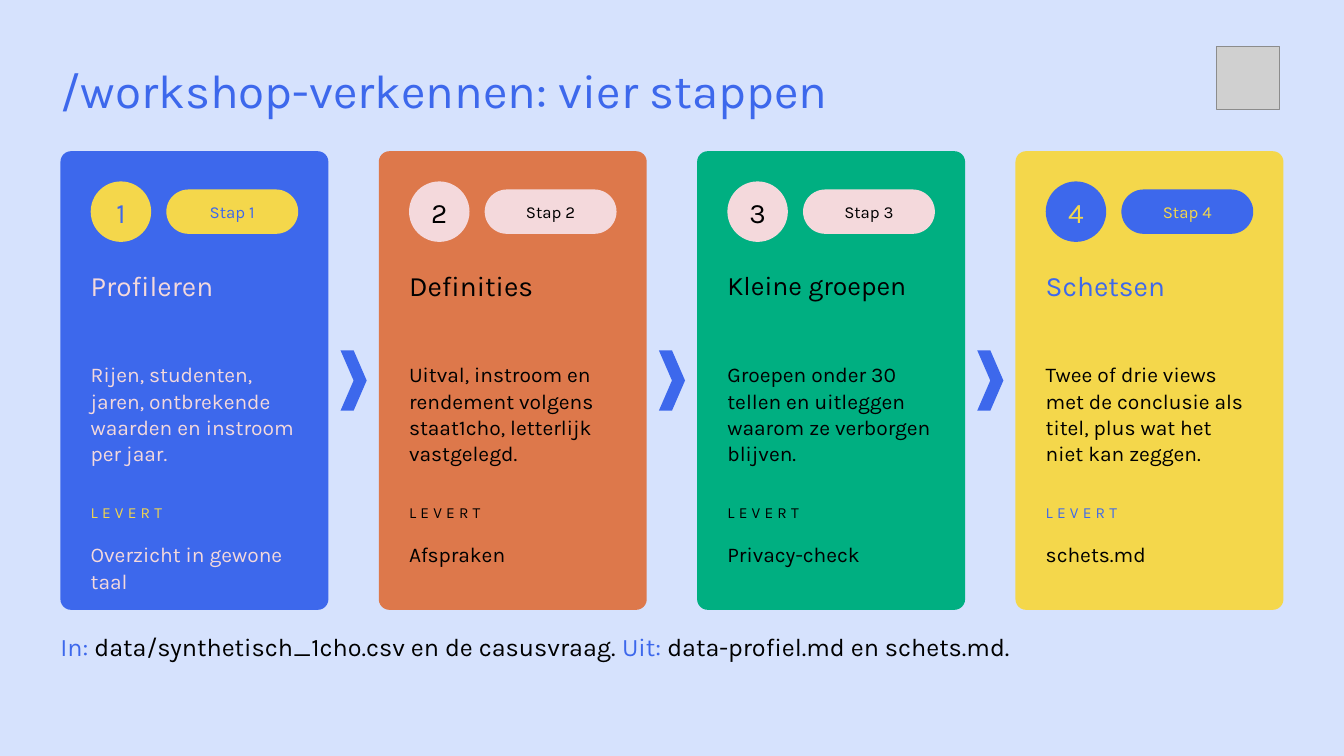
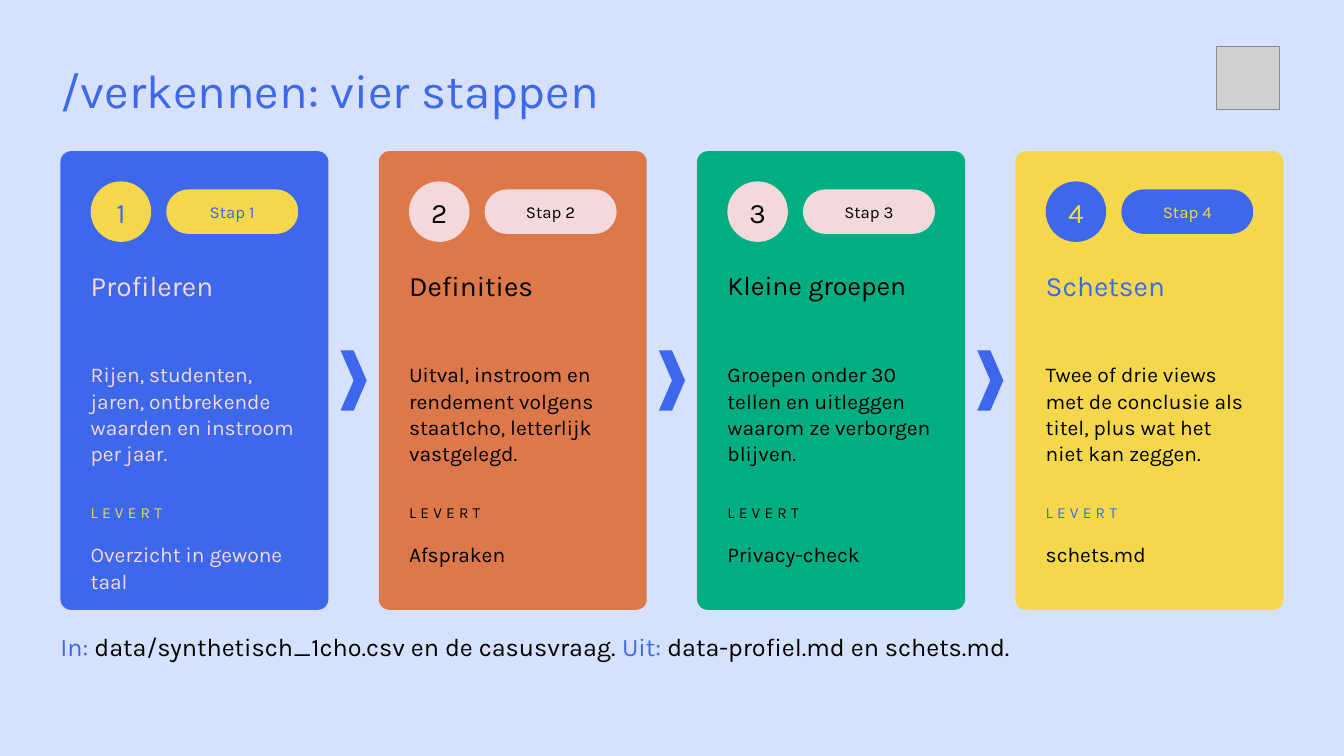
Before and after one commit to cedanl/clidev-presentaties, a slide deck: slide 17 of workshop-rad/exports/261005_workshop_rad_uitvoering.pptx (slide 14 before the commit). Drawn at 1344x756 pixels with LibreOffice and Linux fonts; fonts in the diff are those of the drawing; grey boxes stand for pictures. Boxes give left, top, right and bottom in pixels: in the first picture for what was removed or moved away, otherwise in the second. Text is boxed around its words. In the diff, an @@ line names an element or a change of style, - is before the commit and + after.

```diff
--- a/workshop-rad/exports/261005_workshop_rad_uitvoering.pptx
+++ b/workshop-rad/exports/261005_workshop_rad_uitvoering.pptx
@@ text at <box>60,73,599,119</box>: text changed @@
-/workshop-verkennen: vier stappen
+/verkennen: vier stappen
```
Also in this commit, not shown: 9 other slides changed, 3 slides added, 25 other files.
